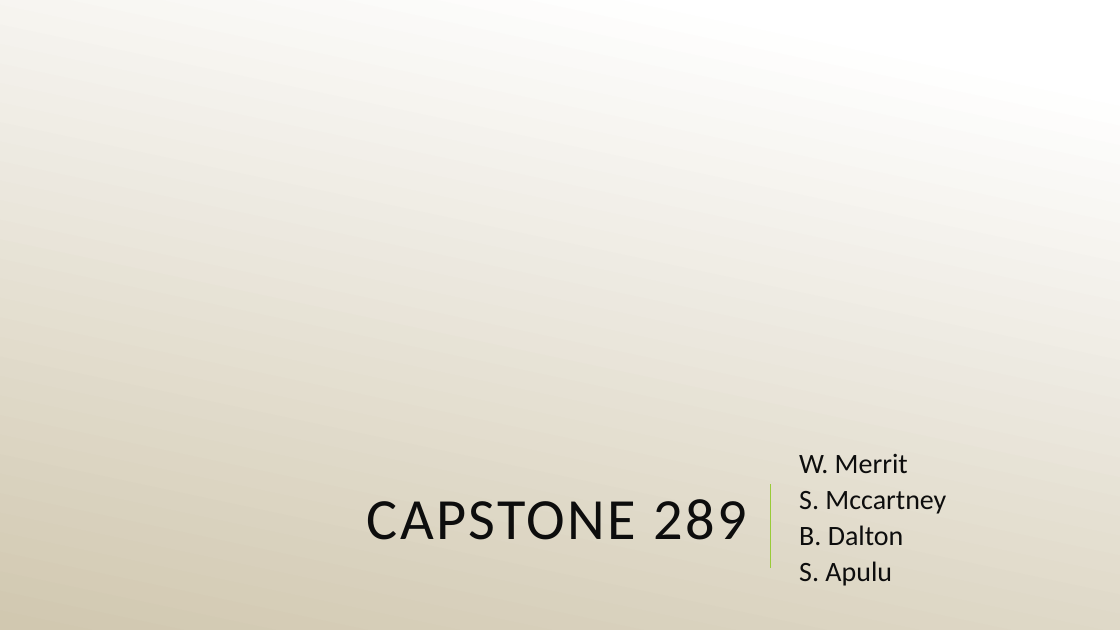
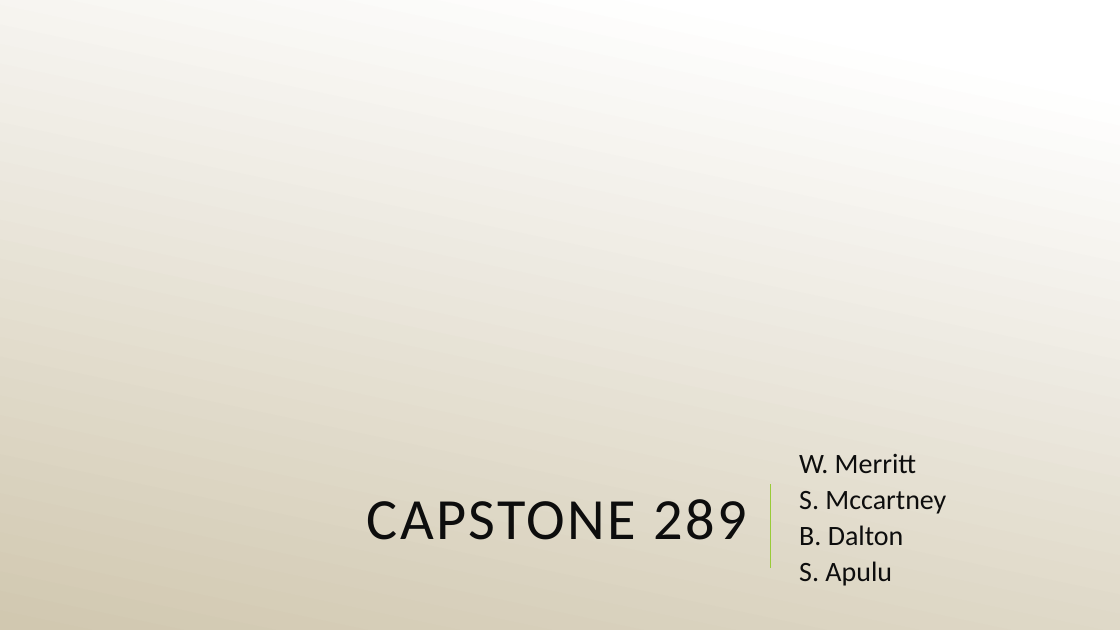
Before and after one commit to S-Apulu3008/CapstoneProject, a slide deck: slide 1 of PitchPresentation/PitchPresentation.pptx. Drawn at 1120x630 pixels with LibreOffice and Linux fonts; fonts in the diff are those of the drawing; background and template pictures are left out. Boxes give left, top, right and bottom in pixels: in the first picture for what was removed or moved away, otherwise in the second. Text is boxed around its words. In the diff, an @@ line names an element or a change of style, - is before the commit and + after.

```diff
--- a/PitchPresentation/PitchPresentation.pptx
+++ b/PitchPresentation/PitchPresentation.pptx
@@ subtitle at bbox=[799, 454, 917, 473]: text changed @@
-W. Merrit
+W. Merritt
```
Also in this commit, not shown: 1 other slide changed.
